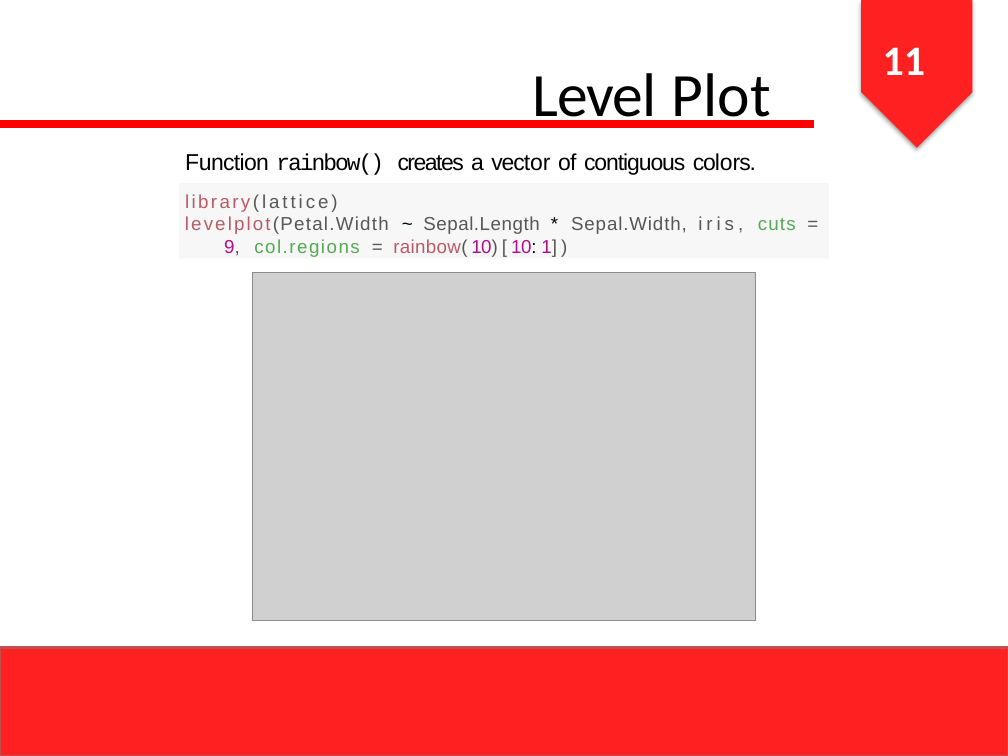
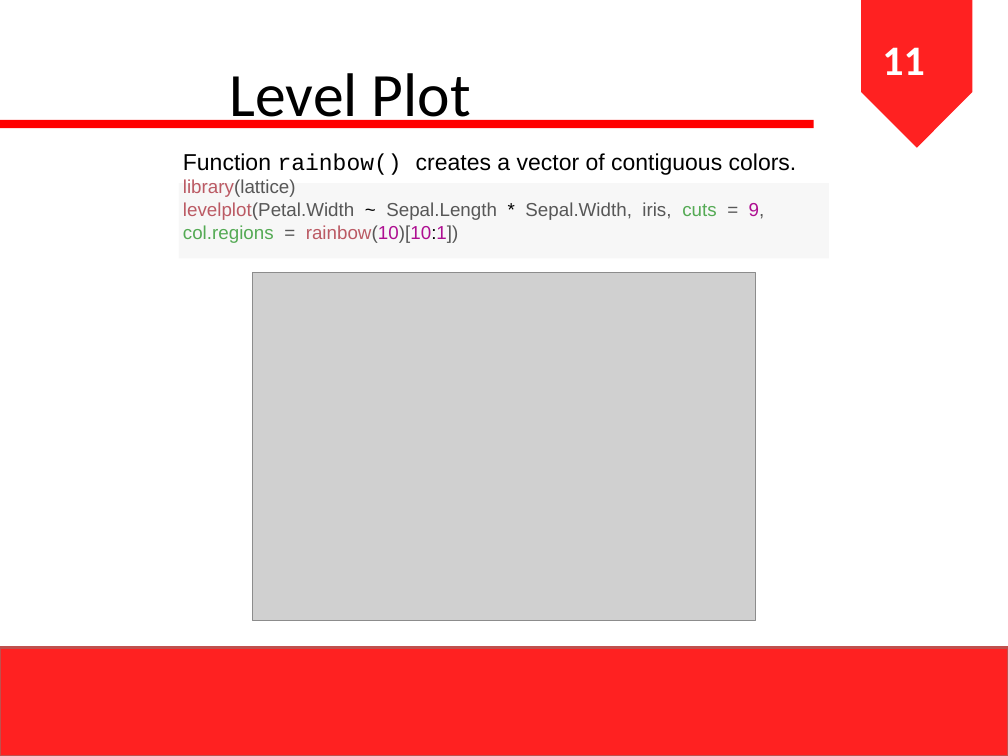
Before and after one commit to ihsanarifr/TugasKuliah, a slide deck: slide 12 of CodeDatamining/prak4/Slide Praktikum 4.pptx. Drawn at 1008x756 pixels with LibreOffice and Linux fonts; fonts in the diff are those of the drawing; grey boxes stand for pictures. Boxes give left, top, right and bottom in pixels: in the first picture for what was removed or moved away, otherwise in the second. Text is boxed around its words. In the diff, an @@ line names an element or a change of style, - is before the commit and + after.

```diff
--- a/CodeDatamining/prak4/Slide Praktikum 4.pptx
+++ b/CodeDatamining/prak4/Slide Praktikum 4.pptx
@@ pentagon arrow at <box>861,0,972,148</box>: shadow off; proportions changed @@
@@ text "Level Plot" at <box>230,73,471,128</box>: letter spacing -0.7 to 0 pt in "Level"; letter spacing 0.3 to 0 pt in "Plot"; alignment centre to left; indent changed @@
@@ text "Function rainbow() creates a vector ..." at <box>183,153,797,243</box>: letter spacing -1.3 to 0 pt in "Function vector"; letter spacing -0.5 to 0 pt in "Function", "9, rainbow(10)[10:1])"; letter spacing -1.4 to 0 pt in "rainbow() a"; letter spacing -1 to 0 pt in "creates"; letter spacing -0.7 to 0 pt in "vector contiguous colors."; letter spacing -0.4 to 0 pt in "of"; letter spacing -1.5 to 0 pt in "colors."; letter spacing 1.7 to 0 pt in "library(lattice)", "*"; letter spacing 2.1 to 0 pt in "library(lattice)"; letter spacing 1.5 to 0 pt, letter spacing 0.9 to 0 pt in "levelplot(Petal.Width"; letter spacing -0.9 to 0 pt in "~ = ="; letter spacing 0.4 to 0 pt in "Sepal.Length"; letter spacing 0.6 to 0 pt in "Sepal.Width,"; letter spacing 2.8 to 0 pt in "iris,"; letter spacing 0.8 to 0 pt in "cuts"; letter spacing 3.3 to 0 pt in "9, rainbow(10)[10:1])"; letter spacing 1 to 0 pt in "col.regions"; letter spacing 0.2 to 0 pt, letter spacing 2.5 to 0 pt, letter spacing 2.9 to 0 pt in "rainbow(10)[10:1])"; indent changed; less space between paragraphs @@
@@ freeform shape removed at <box>178,183,829,259</box> @@
@@ rectangle added at <box>178,183,829,259</box>, fill #F7F7F7 @@
```
Also in this commit, not shown: 18 other slides changed, 18 other files.
